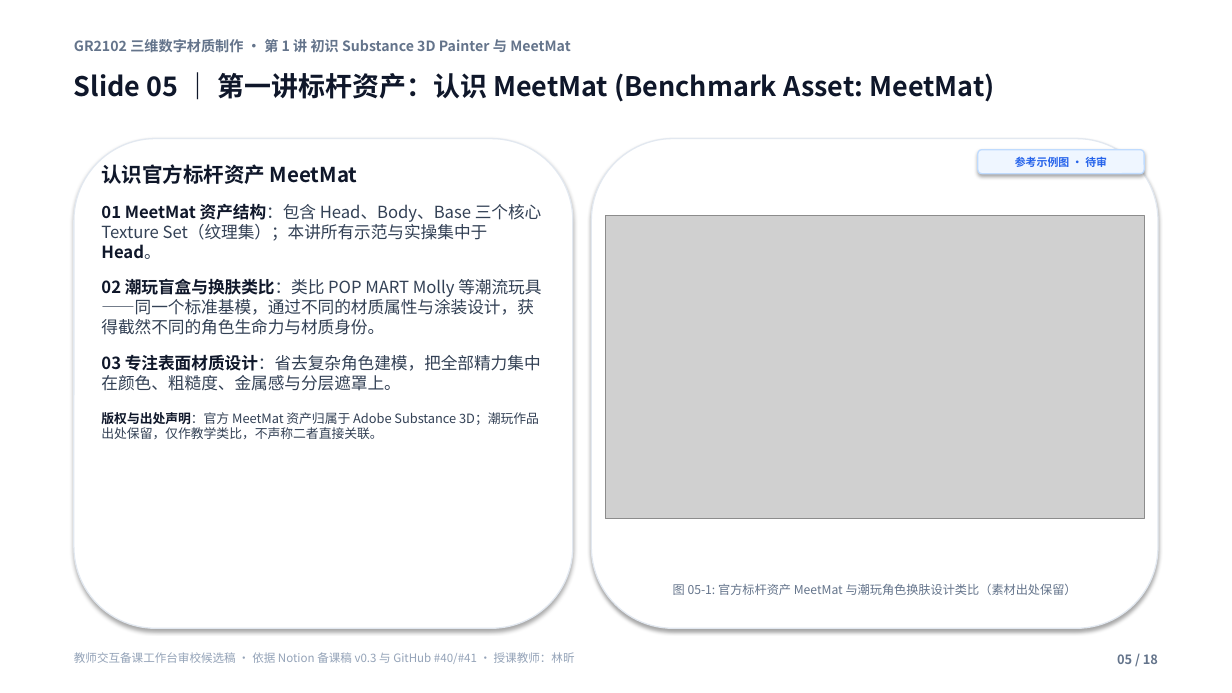
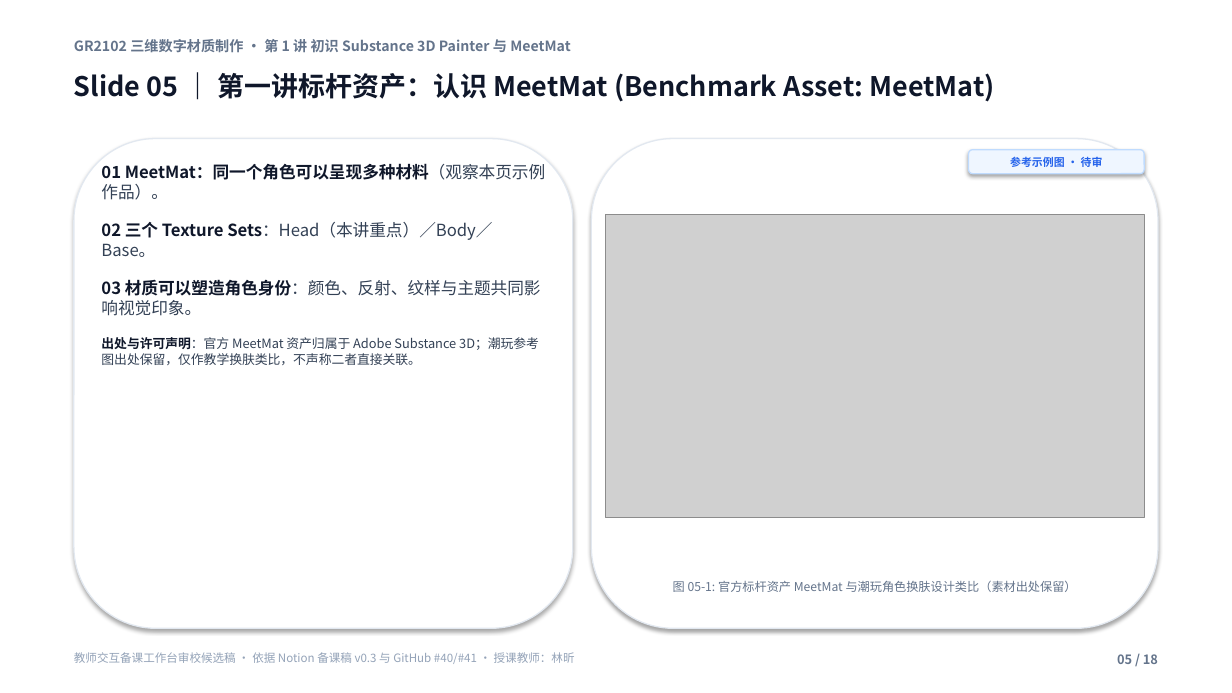
Before and after one commit to carllx/corso-pbr-materials, a slide deck: slide 5 of W1_MeetMat_18slides_teacher_review.pptx. Drawn at 1232x693 pixels with LibreOffice and Linux fonts; fonts in the diff are those of the drawing; grey boxes stand for pictures. Boxes give left, top, right and bottom in pixels: in the first picture for what was removed or moved away, otherwise in the second. Text is boxed around its words. In the diff, an @@ line names an element or a change of style, - is before the commit and + after.

Commit message:
fix(teaching): align Slide 10-12 with Notion v0.3 and refactor generator to data-driven (#40)
- Refactor build_w1_slides.py to dynamically render slide content and questions directly from slides_data.json
- Correct Slide 10 text to exact Notion spec (Roughness=0.05, X key auxiliary role)
- Align Slide 11 student follow-along steps without premature shortcut mandates (visible UI priority)
- Align Slide 12 title and questions with Microfacet reflection clarity focus
- Audit Slide 07 3rd screenshot confirming it depicts Display Settings -> Environment Map entrance rather than exposure/rotation
- Add Section 3 in image register auditing public repository licensing risks for 3rd-party assets (Slide 05 Molly commercial IP, Slide 12 textbook diagram)
- Regenerate W1_MeetMat_18slides_teacher_review.pptx, W1_MeetMat_18slides_preview.pdf, and W1_MeetMat_18slides_overview.png

```diff
--- a/W1_MeetMat_18slides_teacher_review.pptx
+++ b/W1_MeetMat_18slides_teacher_review.pptx
@@ text at [101,163,545,365]: text changed @@
-认识官方标杆资产 MeetMat
-01 MeetMat 资产结构：包含 Head、Body、Base 三个核心 Texture Set（纹理集）；本讲所有示范与实操集中于 Head。
-02 潮玩盲盒与换肤类比：类比 POP MART Molly 等潮流玩具——同一个标准基模，通过不同的材质属性与涂装设计，获得截然不同的角色生命力与材质身份。
-03 专注表面材质设计：省去复杂角色建模，把全部精力集中在颜色、粗糙度、金属感与分层遮罩上。
-版权与出处声明：官方 MeetMat 资产归属于 Adobe Substance 3D；潮玩作品出处保留，仅作教学类比，不声称二者直接关联。
+01 MeetMat：同一个角色可以呈现多种材料（观察本页示例作品）。
+02 三个 Texture Sets：Head（本讲重点）／Body／Base。
+03 材质可以塑造角色身份：颜色、反射、纹样与主题共同影响视觉印象。
+出处与许可声明：官方 MeetMat 资产归属于 Adobe Substance 3D；潮玩参考图出处保留，仅作教学换肤类比，不声称二者直接关联。
@@ rounded rectangle "参考示例图 · 待审": place and size @@
-rounded rectangle "参考示例图 · 待审" at [978,150,1144,174]
+rounded rectangle "参考示例图 · 待审" at [969,150,1144,174]
```
Also in this commit, not shown: 17 other slides changed, 5 other files.
